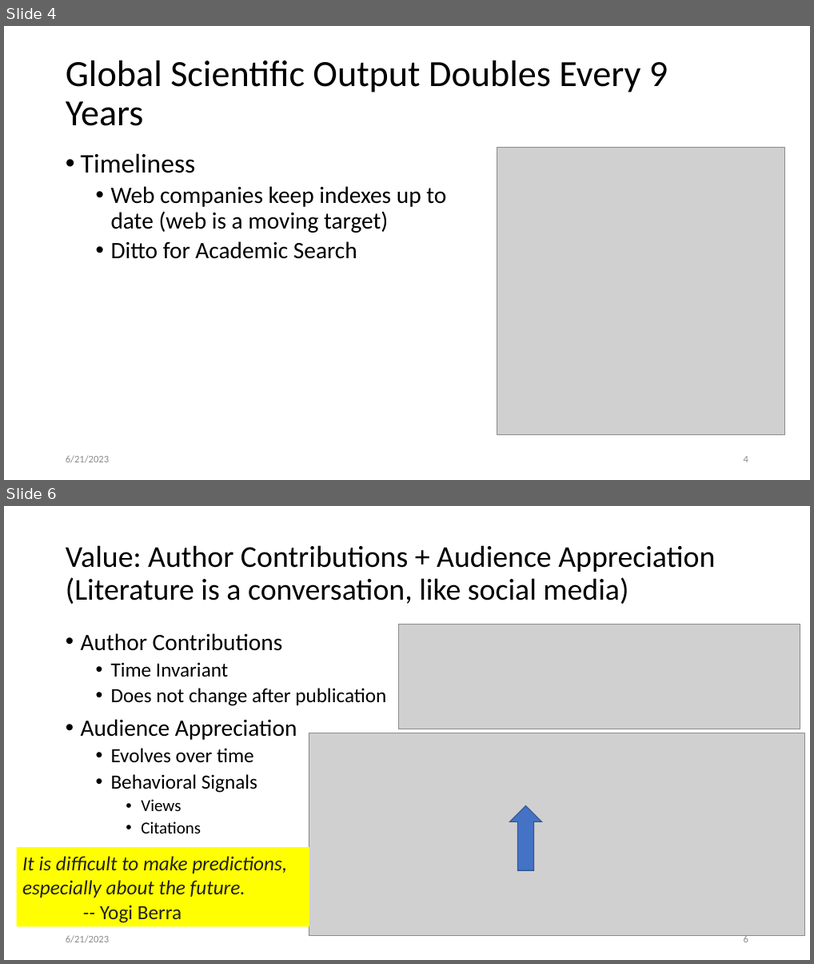
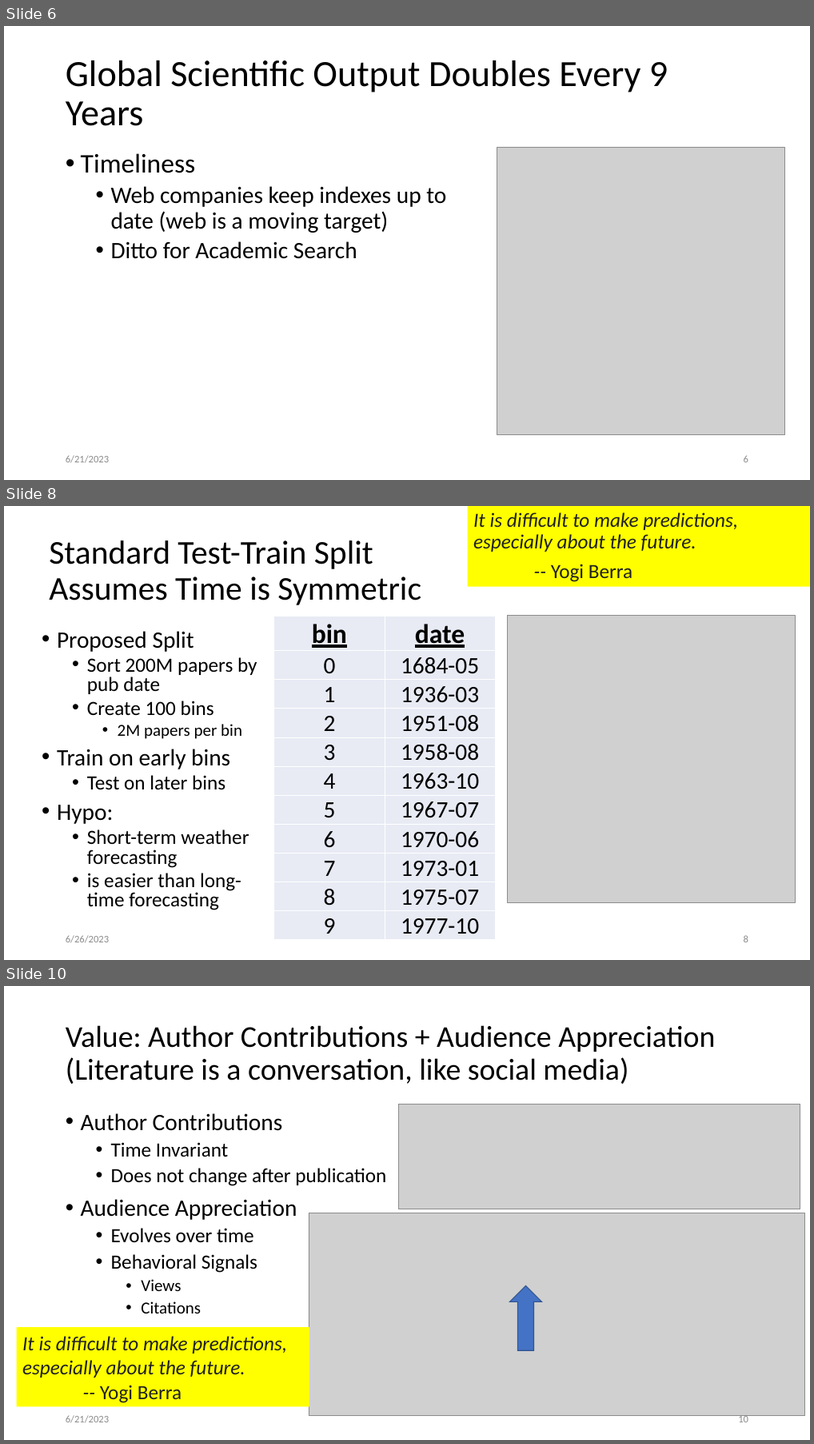
Before and after one commit to kwchurch/JSALT_Better_Together, a slide deck: slides/July5/July5.pptx. Shown one above the other, each under a label of ours: slides 4 and 6 before the commit, slides 6, 8 and 10 after it; the slides between them are not shown. The pictures are 814x964 and 814x1444 pixels, drawn with LibreOffice and Linux fonts; fonts in the diff are those of the drawing; grey boxes stand for pictures. Boxes give left, top, right and bottom in pixels: in the first picture for what was removed or moved away, otherwise in the second. Text is boxed around its words. In the diff, an @@ line names an element or a change of style, - is before the commit and + after.

```diff
--- a/slides/July5/July5.pptx
+++ b/slides/July5/July5.pptx
@@ slide 8 added at <box>4,506,810,960</box>, background #FFFFFF @@
@@ rectangle added at <box>468,506,810,587</box>, fill #FFFF00, 24 pt, text #212121, italic @@
+It is difficult to make predictions, especially about the future.
+-- Yogi Berra
@@ title added at <box>49,540,422,605</box>, 39.6 pt, text #000000 @@
+Standard Test-Train Split
+Assumes Time is Symmetric
@@ table added at <box>274,616,496,940</box>, 11 rows, 2 columns @@
+bin | date
+0 | 1684-05
+1 | 1936-03
+2 | 1951-08
+3 | 1958-08
+4 | 1963-10
+5 | 1967-07
+6 | 1970-06
+7 | 1973-01
+8 | 1975-07
+9 | 1977-10
@@ picture added at <box>508,615,796,903</box> @@
@@ text added at <box>57,631,258,910</box>, 24 pt, text #000000 @@
+• Proposed Split
+  • Sort 200M papers by pub date
+  • Create 100 bins
+    • 2M papers per bin
+• Train on early bins
+  • Test on later bins
+• Hypo:
+  • Short-term weather forecasting
+  • is easier than long-time forecasting
@@ text added at <box>66,935,109,943</box>, 12 pt, text #8C8C8C @@
+6/26/2023
@@ page number added at <box>744,935,749,942</box>, 12 pt, text #8C8C8C @@
+8
@@ what was slide 4 is now slide 6 @@
@@ page number at <box>744,455,749,462</box>: text changed @@
-4
+6
@@ what was slide 6 is now slide 10 @@
@@ page number at <box>738,1414,749,1422</box>: text changed @@
-6
+10
```
Also in this commit, not shown: 4 slides changed, 2 other slides added, 2 other files.
